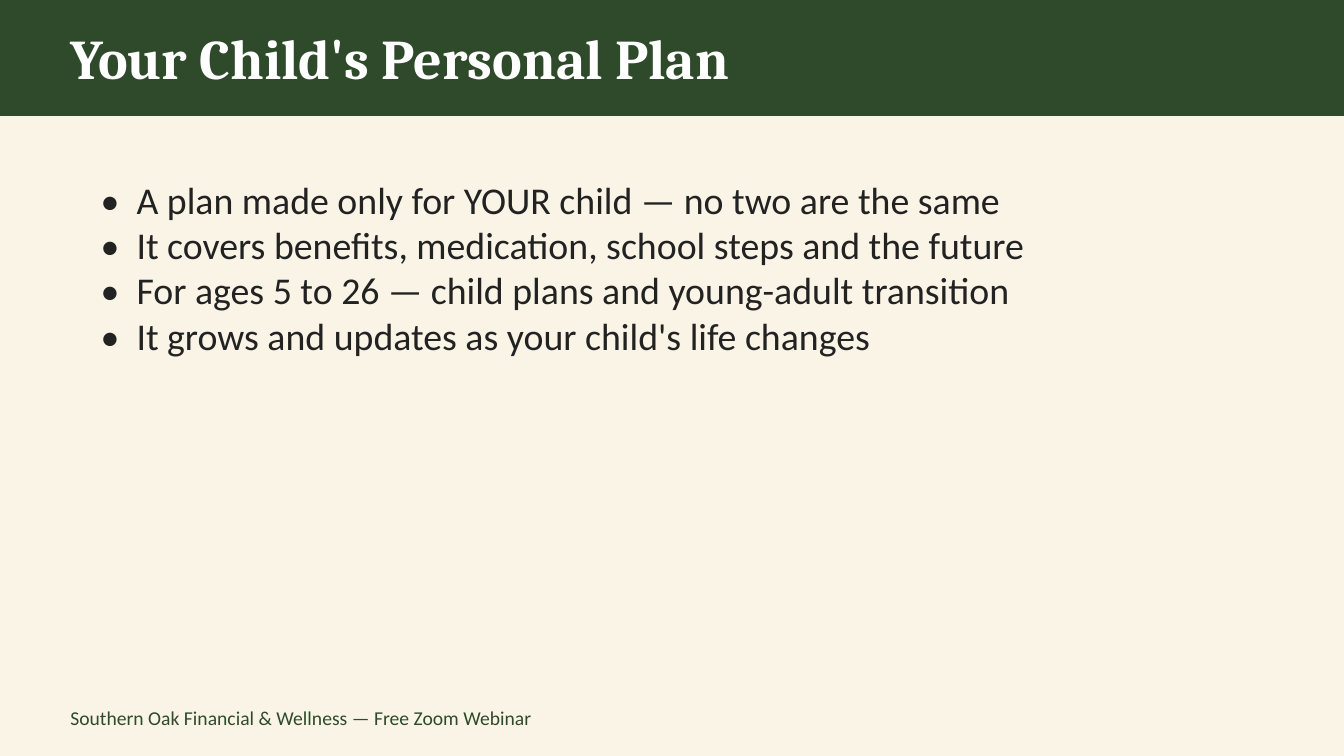
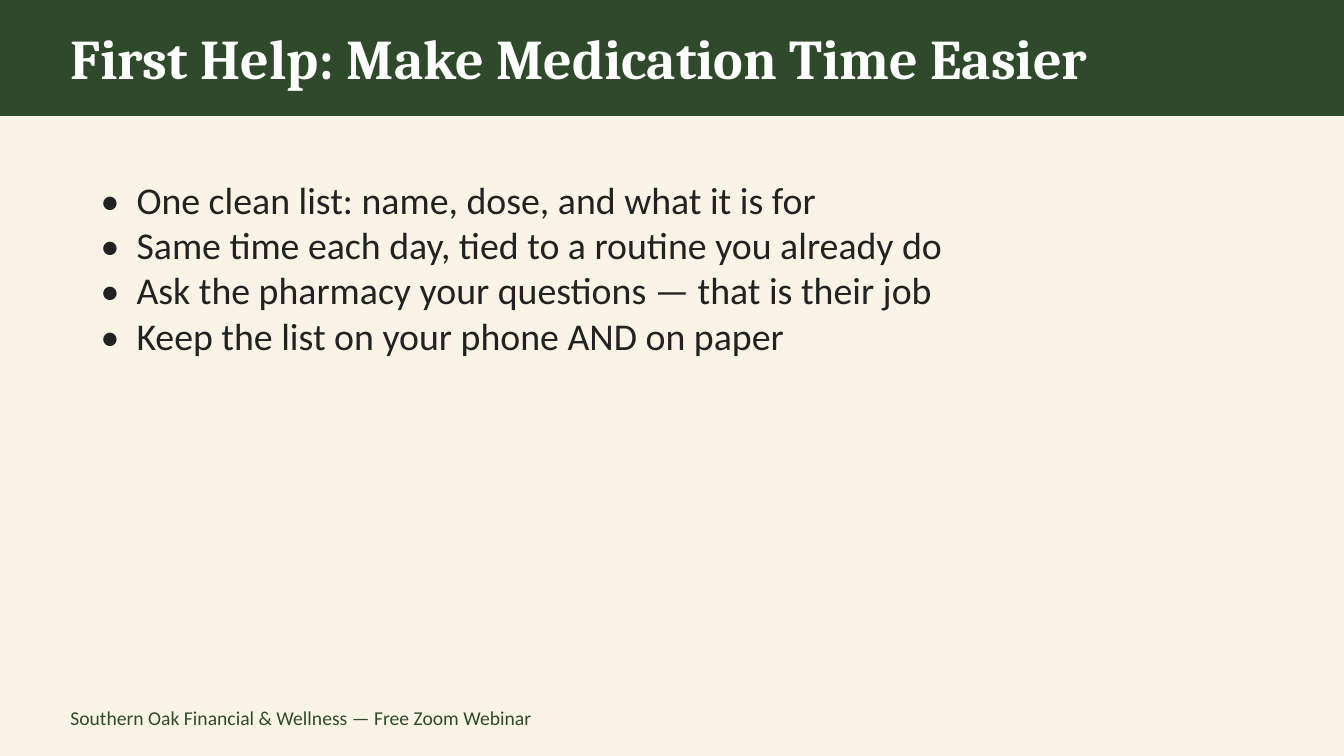
Before and after one commit to southernoakfw-ja/southernoakfw-ja.github.io, a slide deck: slide 5 of assets/Caregiver-Webinar-Nov13.pptx (slide 11 before the commit). Drawn at 1344x756 pixels with LibreOffice and Linux fonts; fonts in the diff are those of the drawing. Boxes give left, top, right and bottom in pixels: in the first picture for what was removed or moved away, otherwise in the second. Text is boxed around its words. In the diff, an @@ line names an element or a change of style, - is before the commit and + after.

```diff
--- a/assets/Caregiver-Webinar-Nov13.pptx
+++ b/assets/Caregiver-Webinar-Nov13.pptx
@@ text at (x1=70, y1=40, x2=1087, y2=91): text changed @@
-Your Child's Personal Plan
+First Help: Make Medication Time Easier
@@ text at (x1=137, y1=187, x2=942, y2=356): text changed @@
-• A plan made only for YOUR child — no two are the same
-• It covers benefits, medication, school steps and the future
-• For ages 5 to 26 — child plans and young-adult transition
-• It grows and updates as your child's life changes
+• One clean list: name, dose, and what it is for
+• Same time each day, tied to a routine you already do
+• Ask the pharmacy your questions — that is their job
+• Keep the list on your phone AND on paper
```
Also in this commit, not shown: 7 other slides changed, 3 slides added, 4 slides removed, 6 other files.
